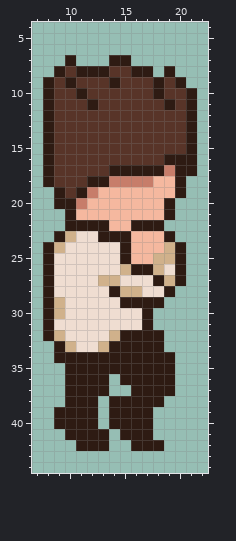
Pixel-art sprite: sprites/Stanley/spr_kris_fall_turnaround_1.png. Above: the version before the commit.
The file is 29x50 pixels. Shown: x 7..22, y 4..44.
And afterwards:
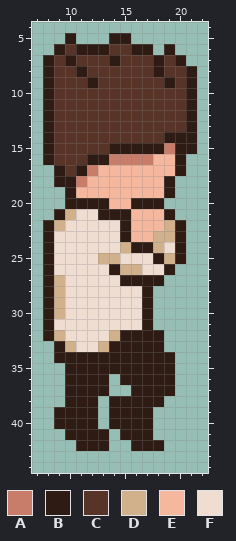
Palette (. is transparent): A #c77d6a  B #2e1b13  C #583428  D #d0b18b  E #f5b89f  F #efddd1
From old to new:
@@ x 7..22 @@
  4 ................
- 5 ................
- 6 ................
- 7 ...B...BB.......
- 8 ..BCBBBCCBB.B...
- 9 .BCBCCCBCCCBCB..
-10 .BCCBCCCCCCBCCB.
-11 .BCCCBCCCCCCBCB.
+ 5 ...B...BB.......
+ 6 ..BCBBBCCBB.B...
+ 7 .BCBCCCBCCCBCB..
+ 8 .BCCBCCCCCCBCCB.
+ 9 .BCCCBCCCCCCBCB.
+10 .BCCCCCCCCCCCCB.
+11 .BCCCCCCCCCCCCB.
 12 .BCCCCCCCCCCCCB.
 13 .BCCCCCCCCCCCCB.
-14 .BCCCCCCCCCCCCB.
-15 .BCCCCCCCCCCCCB.
-16 .BCCCCCCCCCCBBB.
-17 .BCCCCCBBBBBABB.
-18 .BCCCBBAAAAEEB..
-19 ..BCBAEEEEEEEB..
-20 ..BBAEEEEEEEB...
-21 ...BEEEEEEEEB...
-22 ...BBBBEEBBB....
-23 ..BDFFBBBEEEB...
-24 .BDFFFFFBEEEDB..
-25 .BFFFFFFBEEDDB..
-26 .BFFFFFFDBBDFB..
-27 .BFFFFDDFFFBDB..
-28 .BFFFFFBDDFFB...
-29 .BDFFFFFBBBB....
+14 .BCCCCCCCCCCBBB.
+15 .BCCCCCBBBBBABB.
+16 .BCCCBBAAAAEEB..
+17 ..BCBAEEEEEEEB..
+18 ..BBAEEEEEEEB...
+19 ...BEEEEEEEEB...
+20 ...BBBBEEBBB....
+21 ..BDFFBBBEEEB...
+22 .BDFFFFFBEEEDB..
+23 .BFFFFFFBEEDDB..
+24 .BFFFFFFDBBDFB..
+25 .BFFFFDDFFFBDB..
+26 .BFFFFFBDDFFB...
+27 .BDFFFFFBBBB....
+28 .BDFFFFFFFB.....
+29 .BDFFFFFFFB.....
 30 .BDFFFFFFFB.....
Pixel boxes of the changes (left, top, right, bottom) in both pictures:
changed: (43, 33, 197, 308)
